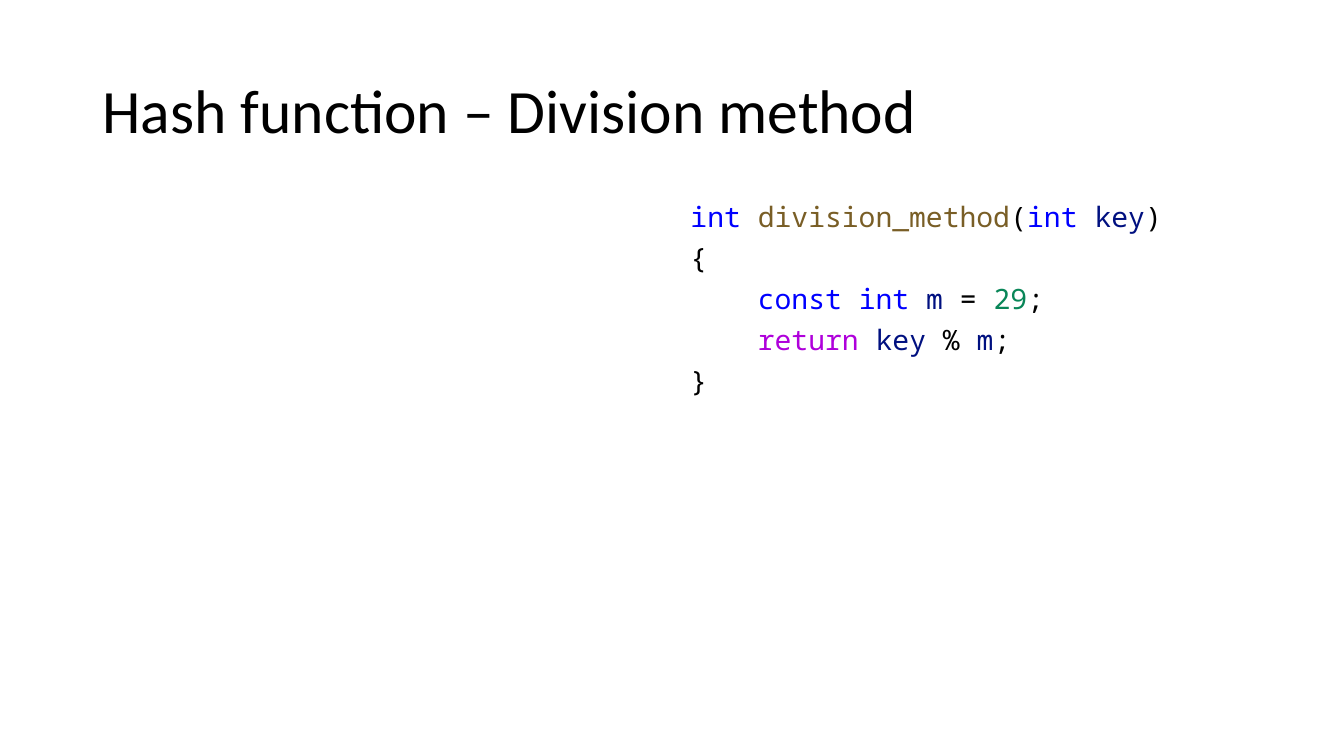
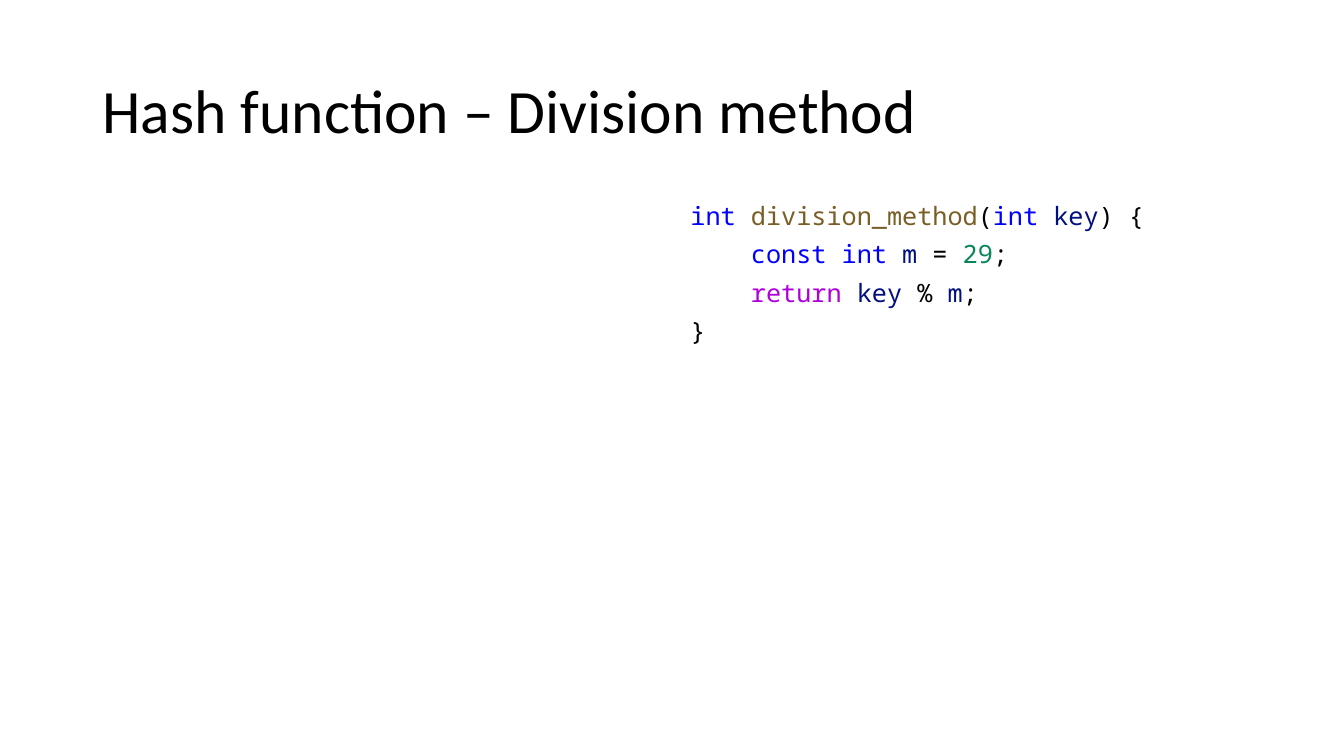
Before and after one commit to duskygloom/data_structures, a slide deck: slide 4 of hash_table_presentation/hashing.pptx. Drawn at 1344x756 pixels with LibreOffice and Linux fonts; fonts in the diff are those of the drawing; grey boxes stand for pictures. Boxes give left, top, right and bottom in pixels: in the first picture for what was removed or moved away, otherwise in the second. Text is boxed around its words. In the diff, an @@ line names an element or a change of style, - is before the commit and + after.

```diff
--- a/hash_table_presentation/hashing.pptx
+++ b/hash_table_presentation/hashing.pptx
@@ text at <box>690,206,1113,231</box>: text changed; size 20 to 18 pt @@
-int division_method(int key)
-{
+int division_method(int key) {
@@ text at <box>751,244,1008,308</box>: size 20 to 18 pt in "const int m = 29;", "return key % m;", "}" @@
```
Also in this commit, not shown: 11 other slides changed, 12 slides added, 28 other files.
